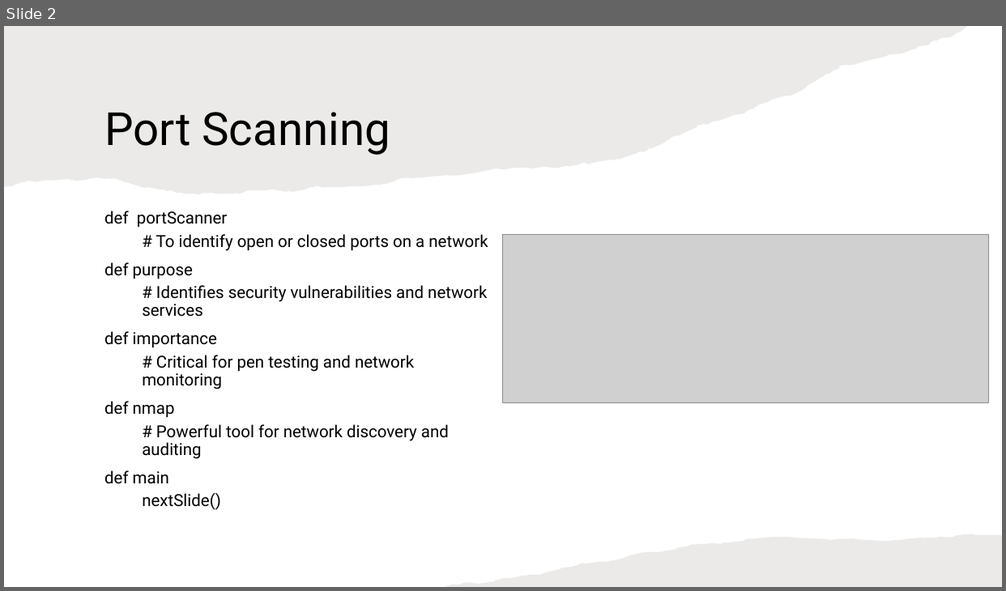
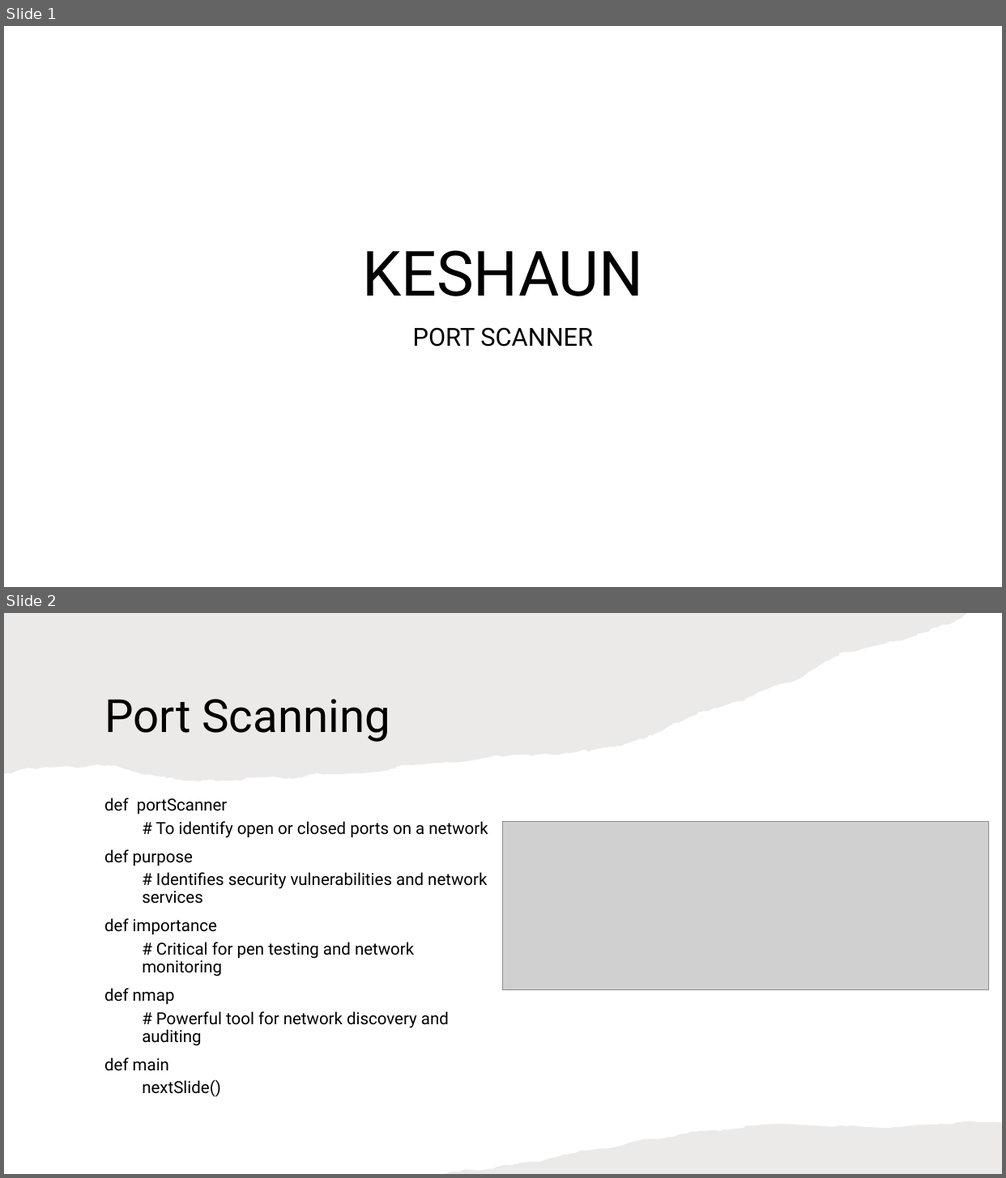
Before and after one commit to Cybriant-Attack-Surface-Management-T1/cybriant-attack-surface-management-t1.github.io, a slide deck: my3slides.pptx. Shown one above the other, each under a label of ours: slide 2 before the commit, slides 1 and 2 after it. The pictures are 1006x591 and 1006x1178 pixels, drawn with LibreOffice and Linux fonts; fonts in the diff are those of the drawing; grey boxes stand for pictures. Boxes give left, top, right and bottom in pixels: in the first picture for what was removed or moved away, otherwise in the second. Text is boxed around its words. In the diff, an @@ line names an element or a change of style, - is before the commit and + after.

Commit message:
updated slides

```diff
--- a/my3slides.pptx
+++ b/my3slides.pptx
@@ slide 1 added at <box>4,26,1002,587</box>, background #FFFFFF @@
@@ title added at <box>362,250,644,297</box>, 60 pt, text #000000 @@
+KESHAUN
@@ subtitle added at <box>413,327,593,347</box>, 24 pt, text #000000 @@
+PORT SCANNER
```
Also in this commit, not shown: 2 slides changed, 1 slide removed, 1 other file.
